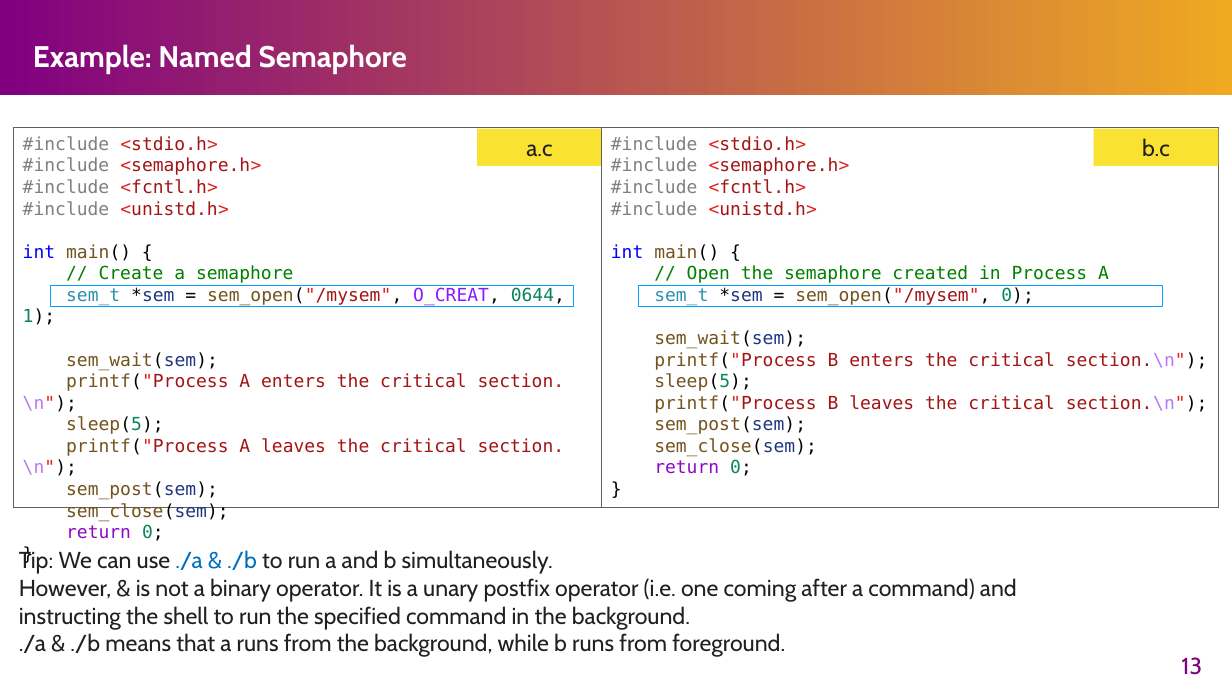
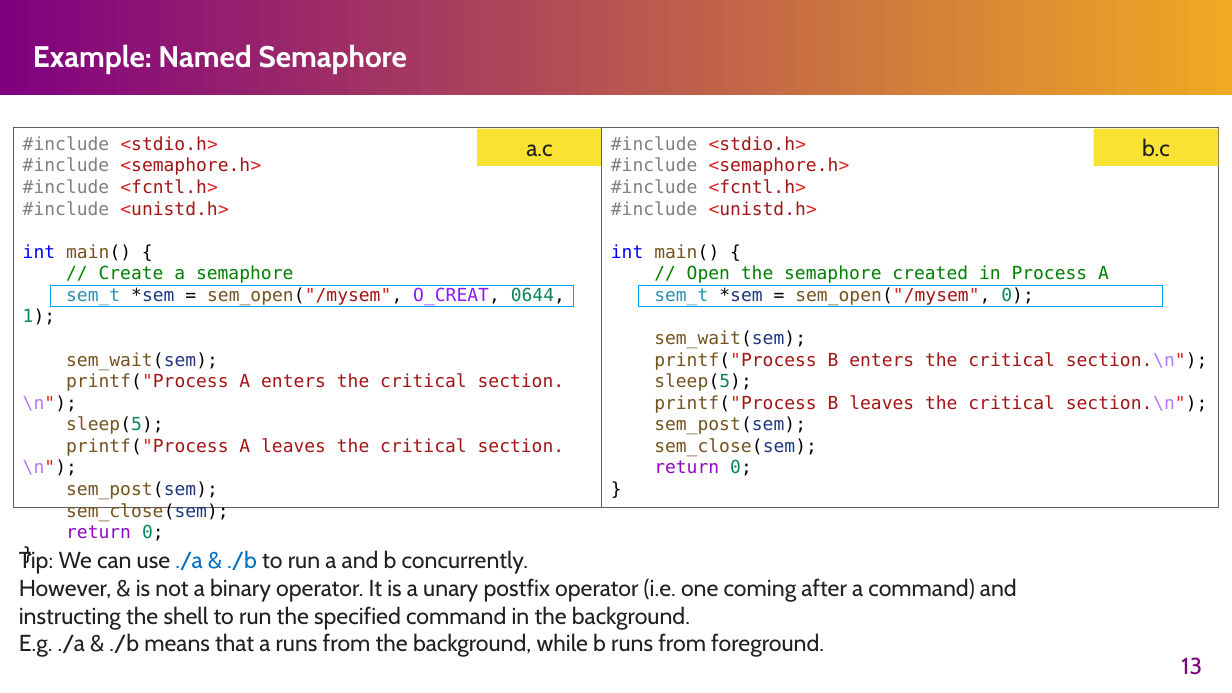
Before and after one commit to henryhxu/CSCI3150, a slide deck: slide 13 of tutorial/T06/tut06.pptx. Drawn at 1232x693 pixels with LibreOffice and Linux fonts; fonts in the diff are those of the drawing. Boxes give left, top, right and bottom in pixels: in the first picture for what was removed or moved away, otherwise in the second. Text is boxed around its words. In the diff, an @@ line names an element or a change of style, - is before the commit and + after.

```diff
--- a/tutorial/T06/tut06.pptx
+++ b/tutorial/T06/tut06.pptx
@@ text at box(59, 550, 528, 574): text changed @@
-Tip: We can use ./a & ./b to run a and b simultaneously.
+Tip: We can use ./a & ./b to run a and b concurrently.
@@ text at box(19, 633, 824, 657): text changed @@
-./a & ./b means that a runs from the background, while b runs from foreground.
+E.g. ./a & ./b means that a runs from the background, while b runs from foreground.
```
Also in this commit, not shown: 6 other slides changed.
